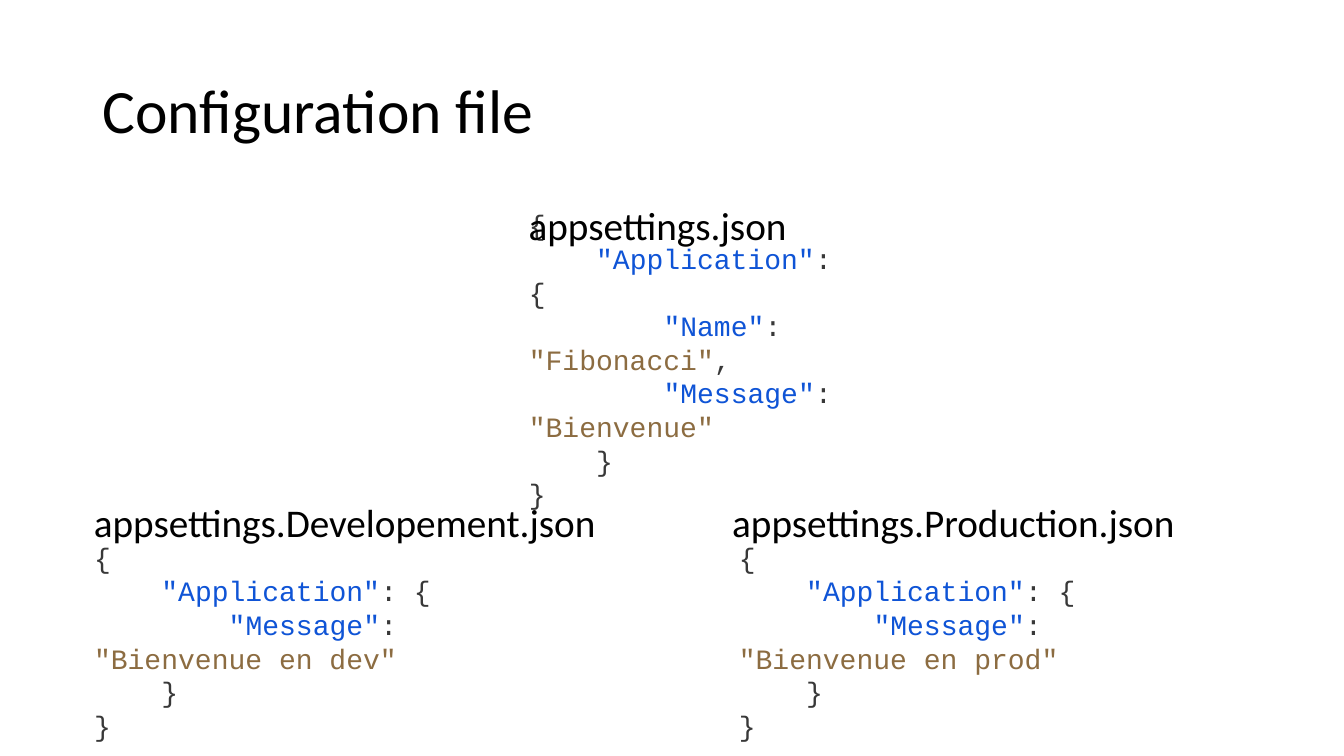
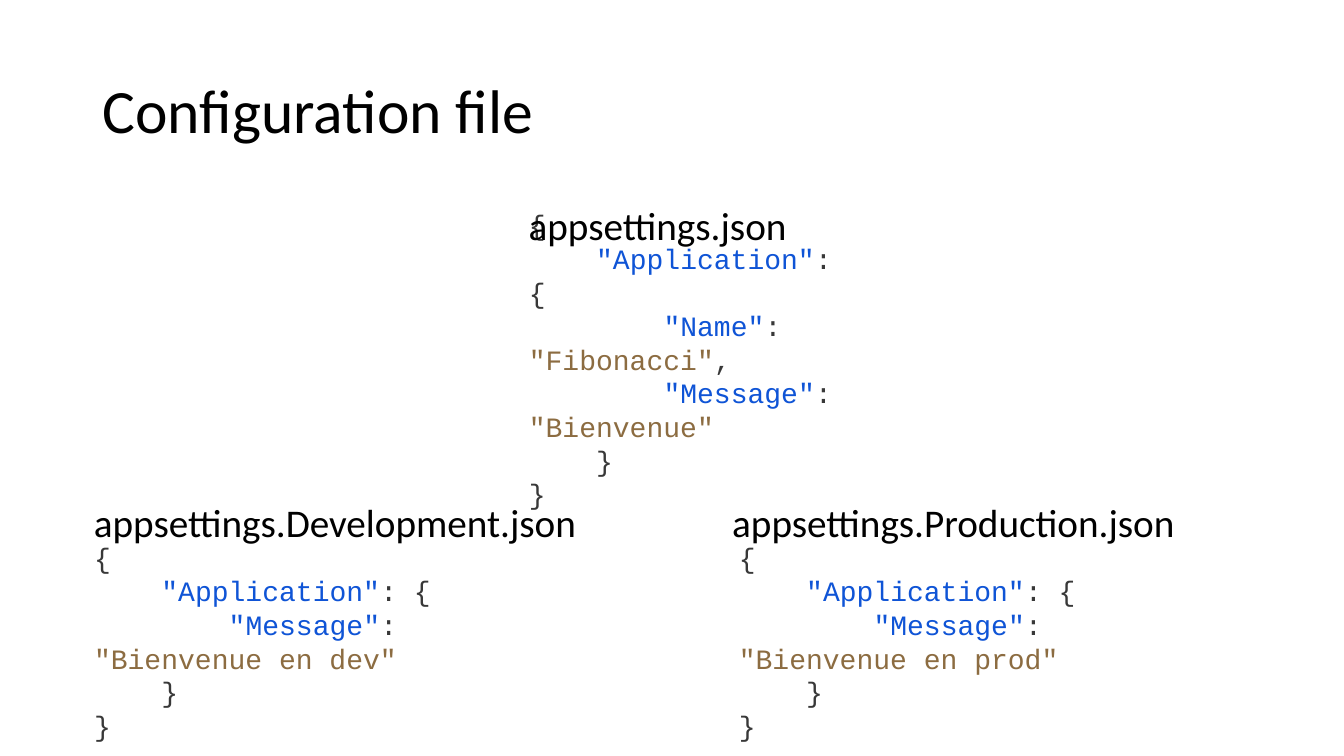
Before and after one commit to guillaume-chervet/course.dotnet, a slide deck: slide 165 of documentations/dotnet6.pptx. Drawn at 1344x756 pixels with LibreOffice and Linux fonts; fonts in the diff are those of the drawing. Boxes give left, top, right and bottom in pixels: in the first picture for what was removed or moved away, otherwise in the second. Text is boxed around its words. In the diff, an @@ line names an element or a change of style, - is before the commit and + after.

```diff
--- a/documentations/dotnet6.pptx
+++ b/documentations/dotnet6.pptx
@@ text at box(94, 505, 576, 548): text changed @@
-appsettings.Developement.json
+appsettings.Development.json
```
Also in this commit, not shown: 10 other slides changed, 1 other file.
